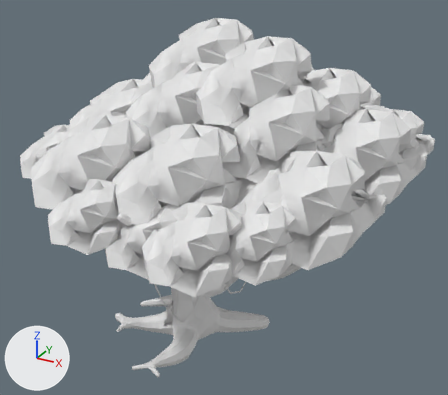
Renders of the FBX model Assets/Art/Dimensions/Electrical/tree_elektric.fbx from each side of a commit.
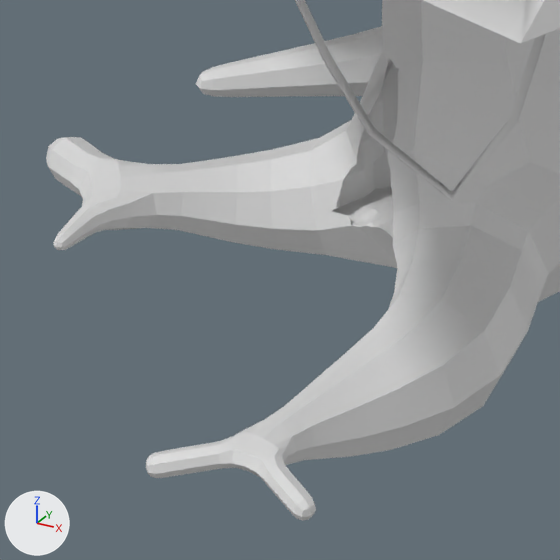
Each version is shown whole from a 50 mm camera at (143.3, -278.4, 127.3) aimed at (54.0, -116.1, 46.1), then close up on the part from 24% to 45% of the width and 73% to 97% of the height. Arrows for +X, +Y and +Z are at lower left; the lights stay in place. Where no turn or scale is listed for an object, it has been applied to the vertices. Vertices at the same position are counted once.
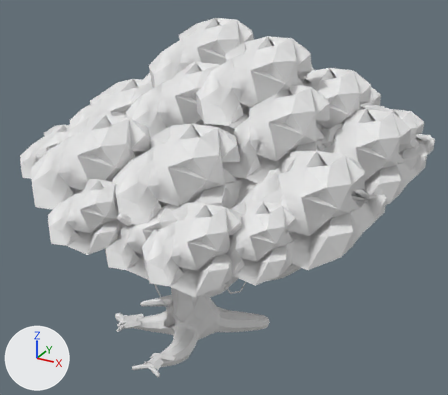
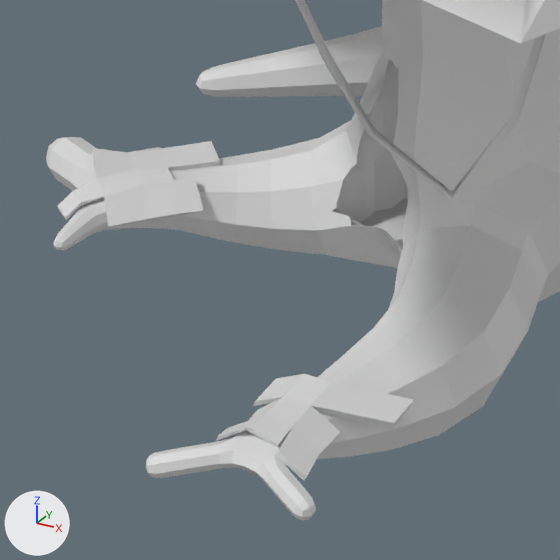
The edits, one by one:
me_plane_001 is used by ob_plane_001; location (45.4, -124.66, 4.0).
me_plane_001 had 13996 vertices, 13954 faces and spanned x -50.5..56.5, y -47.6..59.7, z -9.6..70.3.
me_plane_001 now has 13997 vertices, 13955 faces and spans x -50.5..56.5, y -47.6..59.7, z -9.6..70.3.
Part 1, on me_plane_001:
3 faces are deleted.
27 vertices in x -7.3..-0.9, y -5.8..-2.0, z -5.5..-4.0 move by (0.0, 0.0, -1.6).
6 vertices in x -7.6..-2.6, y -6.4..-5.2, z -4.7..-4.0 move by (0.0, 0.0, -0.5).
4 vertices in x -5.8..-5.6, y -1.4..-1.3, z -2.7..3.4 move by (-0.2, 0.6, 0.0).
4 vertices in x -5.3..-5.2, y -1.6..-1.5, z -2.7..3.4 move by (0.1, 0.4, 0.0).
3 vertices in x 3.5, y -5.2, z -3.8..0.0 move by (-2.0, 1.5, 0.0).
3 vertices in x 0.0, y -5.3, z -3.7..0.1 move by (0.5, -0.4, 0.0).
32 vertices move from x -5.8..0.9, y -7.8..-1.3, z -5.5..7.2 to x -6.0..1.6, y -7.8..-0.7, z -6.7..7.2.
1 vertex is added at (-1.5, -4.1, 7.2).
4 new faces join them.
Mesh me_cube_034 is new.
It has 48 vertices, 46 faces and spans x -5.49..2.28, y -3.84..6.76, z -0.87..1.32.
Mesh me_cube_035 is new.
It has 40 vertices, 38 faces and spans x -4.66..2.97, y -3.19..5.1, z -0.86..1.02.
Object 'Cube.051' (ob_cube_051) is new; it shows me_cube_034.
Its location is (28.92, -135.34, 0.29).
Object 'Cube.052' (ob_cube_052) is new; it shows me_cube_035.
Its location is (48.62, -148.34, 0.29).

Boxes [x1, y1, x2, y2] around the edits, measured in the close-ups (560 x 560 px; the box of a moved part takes in the faces that stretch with it):
'Cube.052', added: after [216, 374, 414, 481]
'Cube.051', added: after [58, 141, 220, 228]
part 1 of me_plane_001, moved or reshaped: [332, 59, 420, 292] in both
